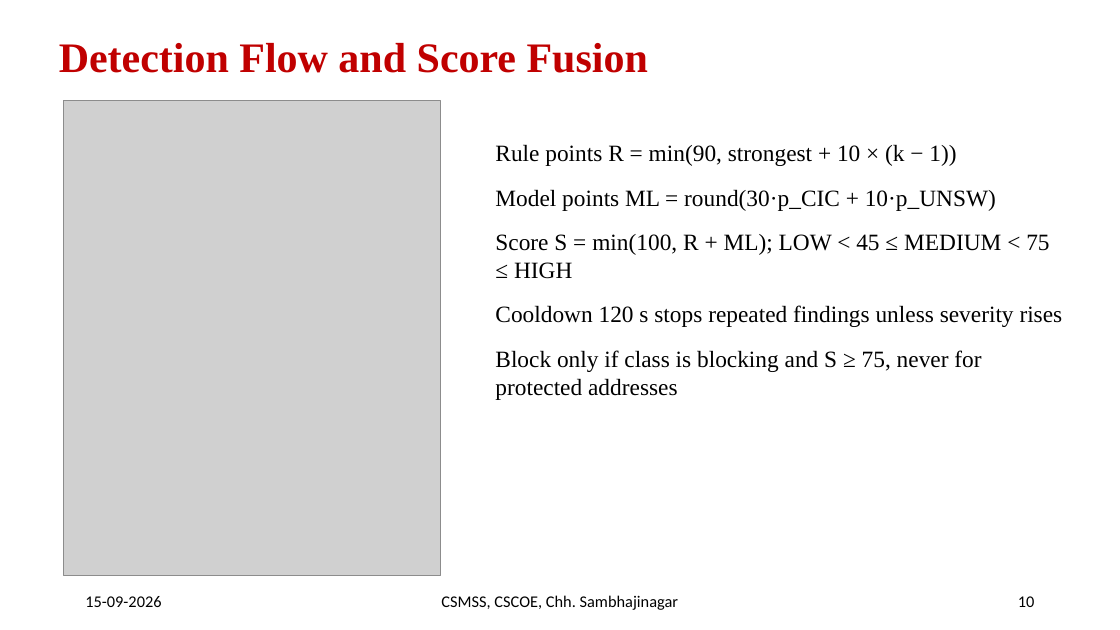
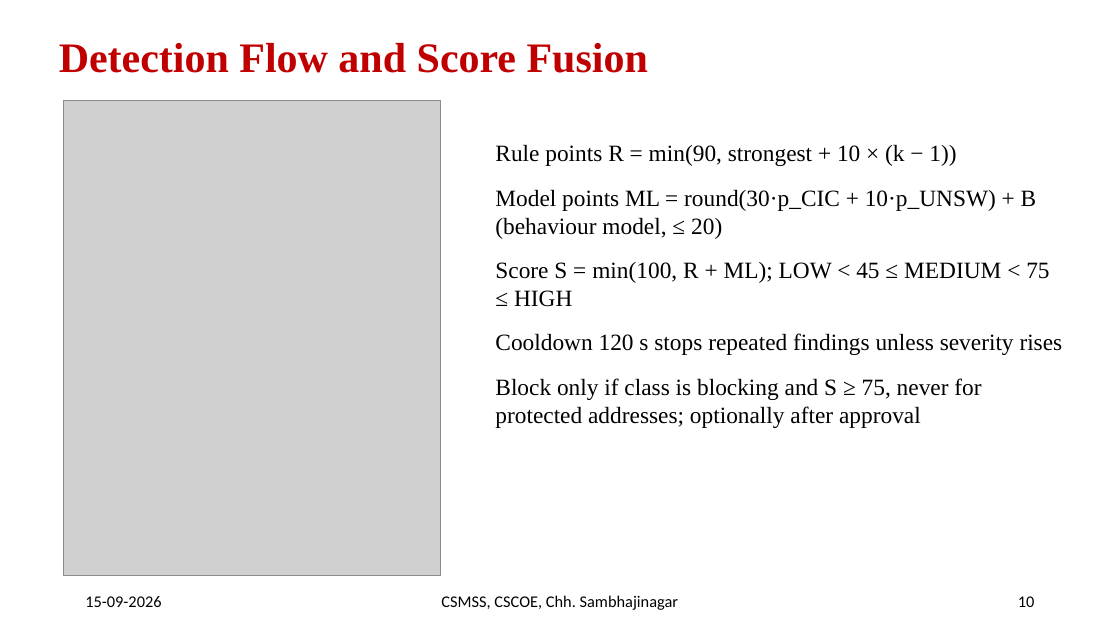
Before and after one commit to Parthbadgujar1/HoneyPot, a slide deck: slide 10 of report/output/Presentation.pptx. Drawn at 1120x630 pixels with LibreOffice and Linux fonts; fonts in the diff are those of the drawing; grey boxes stand for pictures. Boxes give left, top, right and bottom in pixels: in the first picture for what was removed or moved away, otherwise in the second. Text is boxed around its words. In the diff, an @@ line names an element or a change of style, - is before the commit and + after.

```diff
--- a/report/output/Presentation.pptx
+++ b/report/output/Presentation.pptx
@@ text at box(495, 189, 1037, 239): text changed @@
-Model points ML = round(30·p_CIC + 10·p_UNSW)
+Model points ML = round(30·p_CIC + 10·p_UNSW) + B (behaviour model, ≤ 20)
@@ text at box(495, 378, 981, 428): text changed @@
-Block only if class is blocking and S ≥ 75, never for protected addresses
+Block only if class is blocking and S ≥ 75, never for protected addresses; optionally after approval
```
Also in this commit, not shown: 9 other slides changed, 1 slide added, 10 other files.
